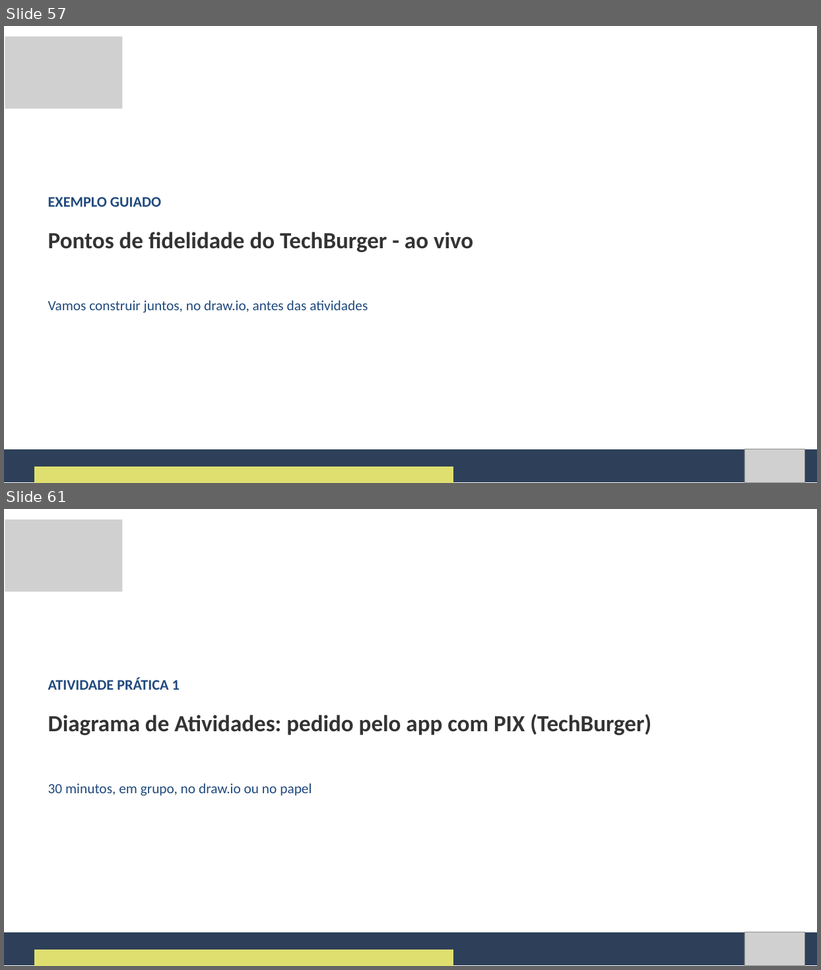
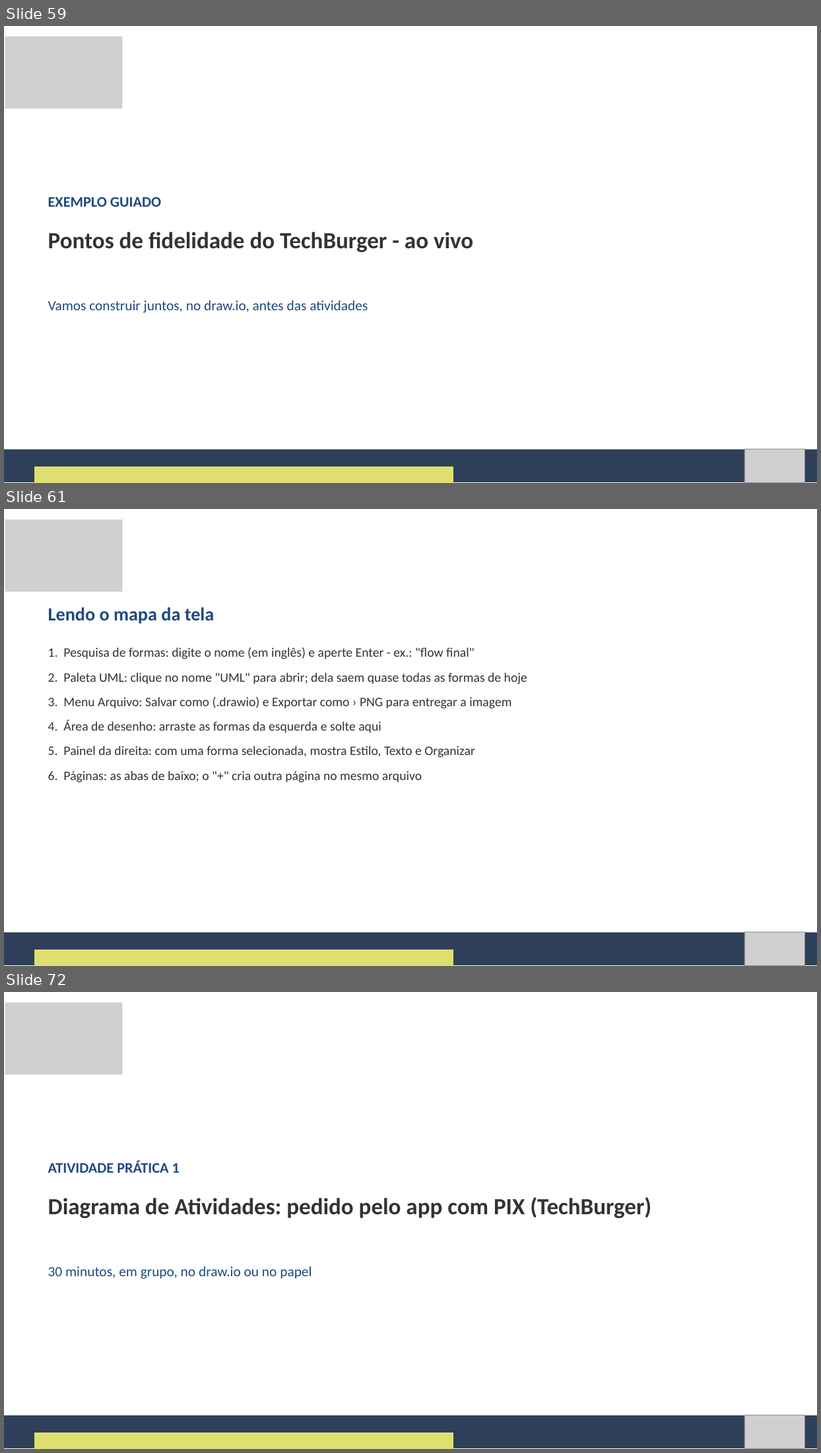
Before and after one commit to Natan20/Curso-Modelagem-De-Sistemas-Material, a slide deck: Aula 07 - 02-10-2026/Aula 7 - Slides.pptx. Shown one above the other, each under a label of ours: slides 57 and 61 before the commit, slides 59, 61 and 72 after it; the slides between them are not shown. The pictures are 821x970 and 821x1453 pixels, drawn with LibreOffice and Linux fonts; fonts in the diff are those of the drawing; grey boxes stand for pictures. Boxes give left, top, right and bottom in pixels: in the first picture for what was removed or moved away, otherwise in the second. Text is boxed around its words. In the diff, an @@ line names an element or a change of style, - is before the commit and + after.

Commit message:
Adiciona mapa do draw.io na Aula 7: onde fica cada forma (nomes em inglês) e cola por atividade

```diff
--- a/Aula 07 - 02-10-2026/Aula 7 - Slides.pptx
+++ b/Aula 07 - 02-10-2026/Aula 7 - Slides.pptx
@@ slide 61 added at [4, 509, 817, 966], background #FFFFFF @@
@@ picture added at [5, 520, 122, 592] @@
@@ text added at [48, 607, 214, 624], 33 pt, text #1F497D, bold @@
+Lendo o mapa da tela
@@ text added at [48, 648, 527, 783], 23 pt, text #333333 @@
+1. Pesquisa de formas: digite o nome (em inglês) e aperte Enter - ex.: "flow final"
+2. Paleta UML: clique no nome "UML" para abrir; dela saem quase todas as formas de hoje
+3. Menu Arquivo: Salvar como (.drawio) e Exportar como › PNG para entregar a imagem
+4. Área de desenho: arraste as formas da esquerda e solte aqui
+5. Painel da direita: com uma forma selecionada, mostra Estilo, Texto e Organizar
+6. Páginas: as abas de baixo; o "+" cria outra página no mesmo arquivo
@@ freeform shape added at [4, 933, 817, 966], fill #2E4059 @@
@@ picture added at [745, 932, 805, 966] @@
@@ freeform shape added at [34, 950, 453, 966], fill #DFDF6F @@
@@ what was slide 57 is now slide 59 @@
@@ what was slide 61 is now slide 72 @@
```
Also in this commit, not shown: 19 slides changed, 14 other slides added, 2 other files.
